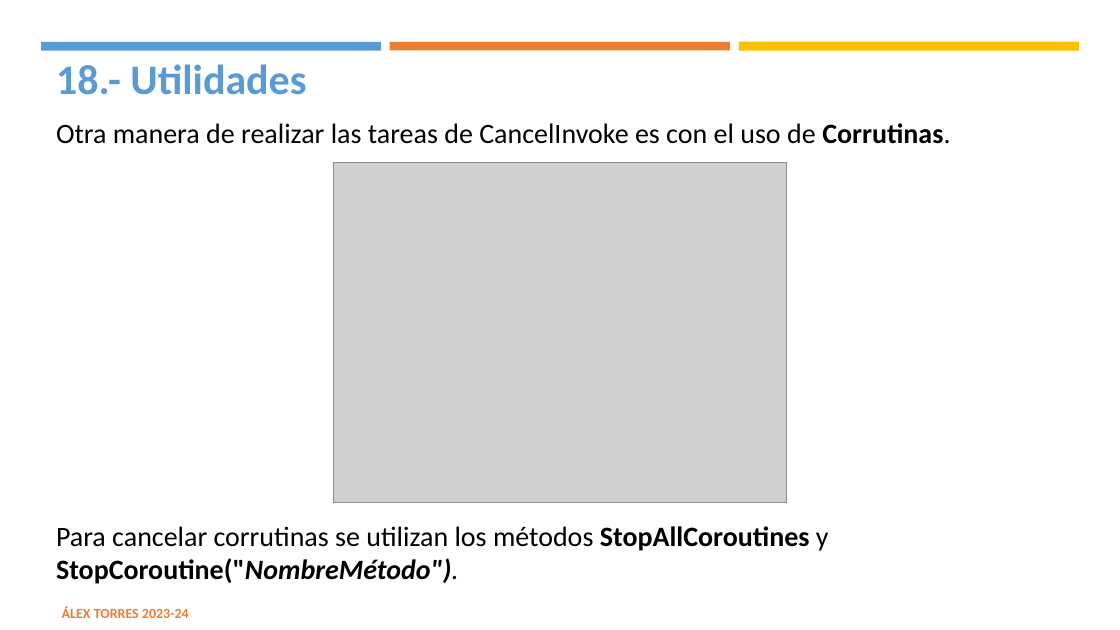
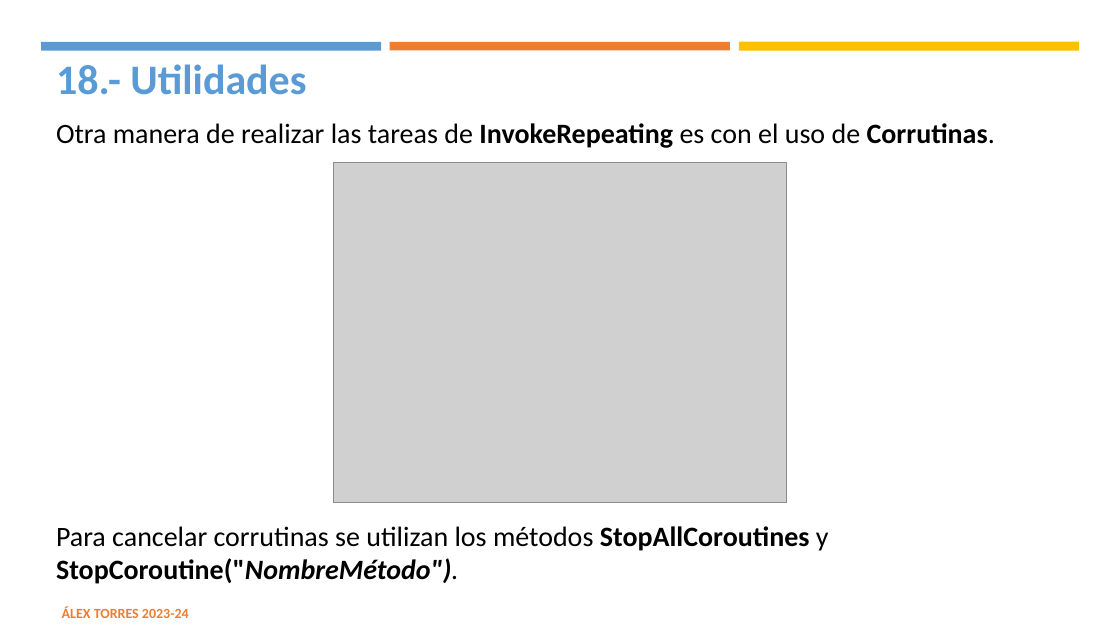
Before and after one commit to sdram58/apuntesPMDM, a slide deck: slide 71 of alex/UD9/UD9.4 Clase GameObject.pptx (slide 69 before the commit). Drawn at 1120x630 pixels with LibreOffice and Linux fonts; fonts in the diff are those of the drawing; grey boxes stand for pictures. Boxes give left, top, right and bottom in pixels: in the first picture for what was removed or moved away, otherwise in the second. Text is boxed around its words. In the diff, an @@ line names an element or a change of style, - is before the commit and + after.

```diff
--- a/alex/UD9/UD9.4 Clase GameObject.pptx
+++ b/alex/UD9/UD9.4 Clase GameObject.pptx
@@ text at (56, 123, 995, 148): text changed @@
-Otra manera de realizar las tareas de CancelInvoke es con el uso de Corrutinas.
+Otra manera de realizar las tareas de InvokeRepeating es con el uso de Corrutinas.
```
Also in this commit, not shown: 5 other slides changed, 2 slides added, 55 other files.
